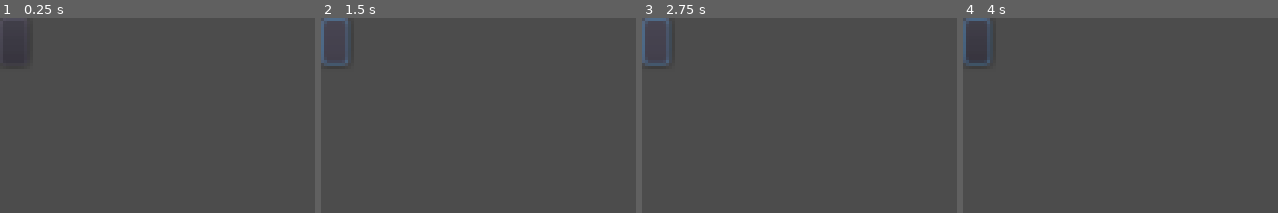
Above: before the commit, frames 1-4 (left to right).
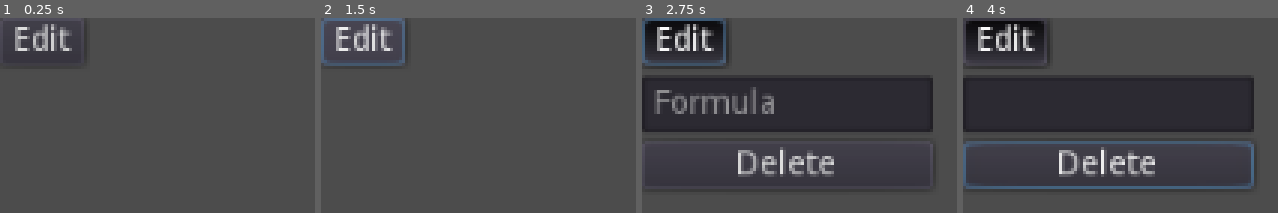
Above: after the commit, the same moments.

Repository: IMP1/flowsheet-old
Game: Godot game, scene res://gui/FlowLink.tscn
The game is run twice, just before and just after one commit, with the same random seed, the same clock (stepped at 60 frames per second) and the same inputs. This scene is started directly instead of the project's main scene.
Inputs (mouse positions are in pixels of both pictures, inside the frame that each line leads up to; where the layout moved, square brackets give the same spot in the first picture):
- Up to frame 1 (0.25 s): no input
- Up to frame 2 (1.5 s): click (361, 41) [333, 41] at 0.5 s; click (361, 41) [333, 41] at 1.25 s
- Up to frame 3 (2.75 s): click (682, 41) [654, 41] at 2 s
- Up to frame 4 (4 s): tap Enter at 2.75 s; move the mouse to (outside the picture) at 2.77 s; hold Tab (ui_focus_next) 2.78-3.53 s; click (outside the picture) at 2.85 s; tap Space at 3.5 s; move the mouse to (outside the picture) at 3.52 s; tap Tab (ui_focus_next) at 3.6 s; click (outside the picture) at 3.8 s

The runs differ from the first frame. In frame 1, 1.2% of the frame differs, in the area x 4-23%, y 3-17%; in frame 2, 2.3%; in frame 3, 31%; in frame 4, 35%, in the area x 0-93%, y 0-88%.

Commit message:
Started on formula calculation

Diff:
--- /dev/null
+++ b/project/DAG.gd
@@ -0,0 +1,66 @@
+extends Object
+class_name DirectedAcyclicGraph
+
+var _root_nodes: Array = []
+var _all_nodes: Array = []
+var _parents: Dictionary = {}
+var _children: Dictionary = {}
+
+func add_node(id: int) -> void:
+	_root_nodes.append(id)
+	_all_nodes.append(id)
+	_parents[id] = []
+	_children[id] = []
+
+func connect_nodes(parent_id: int, child_id: int) -> void:
+	assert(child_id != parent_id)
+	assert(parent_id in _all_nodes)
+	assert(child_id in _all_nodes)
+	if child_id in _root_nodes:
+		var index := _root_nodes.find(child_id)
+		_root_nodes.remove(index)
+	_parents[child_id].append(parent_id)
+	_children[parent_id].append(child_id)
+
+func is_descendent_of(child_id: int, parent_id: int) -> bool:
+	assert(child_id != parent_id)
+	assert(parent_id in _all_nodes)
+	assert(child_id in _all_nodes)
+	if child_id in _root_nodes:
+		return false
+	var current_node: int = child_id
+	for parent in _parents[current_node]:
+		if parent == parent_id:
+			return true
+		if is_descendent_of(parent, parent_id):
+			return true
+	return false
+
+func remove_node(id: int) -> void:
+	assert(id in _all_nodes)
+	var index = _all_nodes.find(id)
+	_all_nodes.remove(index)
+	if id in _root_nodes:
+		var i = _root_nodes.find(id)
+		_root_nodes.remove(i)
+
+	for node in _all_nodes:
+		if id in _parents[node]:
+			var i = _parents[node].find(id)
+			_parents[node].remove(i)
+			if (_parents[node] as Array).empty():
+				_root_nodes.append(node)
+
+func children(node: int) -> Array:
+	assert(node in _all_nodes)
+	return _children[node]
+
+func dump() -> void:
+	print("digraph FS {")
+	for node in _all_nodes:
+		print("\t%d" % node)
+	print("")
+	for node in _parents:
+		for parent in _parents[node]:
+			print("\t%d -> %d" % [parent, node])
+	print("}")
--- /dev/null
+++ b/project/FormulaContext.gd
@@ -0,0 +1,5 @@
+extends Object
+class_name FormulaContext
+
+# TODO: Define FlowSheet functions here
+#       SUM(), etc?
--- a/project/defs/FlowNode.gd
+++ b/project/defs/FlowNode.gd
@@ -5,7 +5,7 @@
 
 export var id: int
 export var name: String = ""
-export var initial_value = []
+export var initial_value = 0
 export var type: int = Type.INT
 export var accepts_input: bool = true
 
--- a/project/gui/FlowLink.gd
+++ b/project/gui/FlowLink.gd
@@ -1,6 +1,9 @@
 extends Control
 
 signal deleted()
+signal formula_changed()
+
+export(Resource) var link
 
 const SOURCE_NODE_LINE_INDEX = 0
 const TARGET_NODE_LINE_INDEX = 1
@@ -8,17 +11,15 @@
 var source_node: Control
 var target_node: Control
 
-# TODO: On source node deletion, queue_free
-# TODO: On target node deletion, queue_free
-
-# TODO: On source node moved, move this
-# TODO: On target node moved, move this
-
-onready var line := $Edit/Line2D as Line2D
+onready var line := $Edit/LineContainer/Line2D as Line2D
+onready var edit_button := $Edit/Edit as Button
 onready var edit_menu := $Edit/EditMenu as Control
 
 func _ready() -> void:
 	edit_menu.visible = false
+
+func _set_menu_visible(val: bool) -> void:
+	edit_menu.visible = val
 
 func set_connection(source: Control, target: Control) -> void:
 	source_node = source
@@ -30,16 +31,29 @@
 	_refresh()
 
 func _refresh() -> void:
+	var middle_point: Vector2 = source_node.connection_point_out()
+	middle_point += target_node.connection_point_in()
+	middle_point /= 2
+	rect_position = middle_point
+	$Edit/LineContainer.rect_position = -middle_point
 	line.clear_points()
 	line.add_point(source_node.connection_point_out())
 	# TODO: Add elbow bends to make it look nicer
+	#       Change TARGET_NODE_LINE_INDEX when this happens
 	line.add_point(target_node.connection_point_in())
 
 func _source_node_moved(position: Vector2) -> void:
-	line.set_point_position(SOURCE_NODE_LINE_INDEX, source_node.connection_point_out())
+	_refresh()
 
 func _target_node_moved(position: Vector2) -> void:
-	line.set_point_position(TARGET_NODE_LINE_INDEX, target_node.connection_point_in())
+	_refresh()
+
+func _formula_changed(new_formula: String) -> void:
+	link.formula = new_formula
+	emit_signal("formula_changed")
 
 func _node_deleted() -> void:
 	emit_signal("deleted")
+
+func _delete() -> void:
+	emit_signal("deleted")
--- a/project/gui/FlowLink.tscn
+++ b/project/gui/FlowLink.tscn
@@ -11,23 +11,34 @@
 margin_right = 40.0
 margin_bottom = 40.0
 
-[node name="Line2D" type="Line2D" parent="Edit"]
+[node name="LineContainer" type="Control" parent="Edit"]
+margin_right = 40.0
+margin_bottom = 40.0
+
+[node name="Line2D" type="Line2D" parent="Edit/LineContainer"]
 
 [node name="Edit" type="Button" parent="Edit"]
 margin_right = 12.0
 margin_bottom = 20.0
+toggle_mode = true
+text = "Edit"
 
 [node name="EditMenu" type="VBoxContainer" parent="Edit"]
-margin_right = 40.0
-margin_bottom = 40.0
+margin_top = 25.0
+margin_right = 124.0
+margin_bottom = 73.0
 
 [node name="Formula" type="LineEdit" parent="Edit/EditMenu"]
-margin_right = 58.0
+margin_right = 124.0
 margin_bottom = 24.0
 placeholder_text = "Formula"
 
 [node name="Delete" type="Button" parent="Edit/EditMenu"]
 margin_top = 28.0
-margin_right = 58.0
+margin_right = 124.0
 margin_bottom = 48.0
 text = "Delete"
+
+[connection signal="toggled" from="Edit/Edit" to="." method="_set_menu_visible"]
+[connection signal="text_entered" from="Edit/EditMenu/Formula" to="." method="_formula_changed"]
+[connection signal="pressed" from="Edit/EditMenu/Delete" to="." method="_delete"]
--- a/project/gui/FlowNode.gd
+++ b/project/gui/FlowNode.gd
@@ -8,6 +8,8 @@
 signal end_connection()
 
 export(Resource) var node
+
+var current_value
 
 onready var _edit := $Edit as Control
 onready var _view := $View as Control
@@ -20,6 +22,7 @@
 	$Edit/ConnectOut.node = self
 	$Edit/ConnectOut.accept_incoming = false
 	$Edit/ConnectIn.node = self
+	current_value = node.value
 
 func connection_point_out() -> Vector2:
 	return rect_position + $Edit/ConnectOut.rect_position + $Edit/ConnectOut.rect_size / 2
@@ -70,5 +73,14 @@
 	$Edit/ConnectIn.highlight()
 
 func stop_connection() -> void:
+	yield(get_tree(), "idle_frame")
 	$Edit/ConnectIn.reset()
 	$Edit/ConnectOut.reset()
+
+func set_input_node(val: bool) -> void:
+	# TODO: This will be used in the VIEW mode
+	node.accepts_input = val
+
+func set_value(value) -> void:
+	current_value = value
+	print("Setting value to %s" % str(value))
--- a/project/gui/FlowNodeConnector.gd
+++ b/project/gui/FlowNodeConnector.gd
@@ -4,7 +4,7 @@
 signal end_connection
 
 export var highlight_colour: Color = Color.red
-export var accept_incoming: bool = true
+export var accept_incoming: bool = false
 
 var node
 var _previous_border_colour: Color
@@ -13,12 +13,14 @@
 
 func reset() -> void:
 	panel.border_color = _previous_border_colour
+	accept_incoming = false
 
 func highlight() -> void:
 	if panel.border_color == highlight_colour:
 		return
 	_previous_border_colour = panel.border_color
 	panel.border_color = highlight_colour
+	accept_incoming = true
 
 func get_drag_data(position):
 	emit_signal("start_connection")
--- a/project/project.godot
+++ b/project/project.godot
@@ -9,6 +9,11 @@
 config_version=4
 
 _global_script_classes=[ {
+"base": "Object",
+"class": "DirectedAcyclicGraph",
+"language": "GDScript",
+"path": "res://DAG.gd"
+}, {
 "base": "Resource",
 "class": "FlowFunction",
 "language": "GDScript",
@@ -33,13 +38,20 @@
 "class": "FlowStyle",
 "language": "GDScript",
 "path": "res://defs/FlowStyle.gd"
+}, {
+"base": "Object",
+"class": "FormulaContext",
+"language": "GDScript",
+"path": "res://FormulaContext.gd"
 } ]
 _global_script_class_icons={
+"DirectedAcyclicGraph": "",
 "FlowFunction": "",
 "FlowLink": "",
 "FlowNode": "",
 "FlowSheet": "",
-"FlowStyle": ""
+"FlowStyle": "",
+"FormulaContext": ""
 }
 
 [application]
--- a/project/scenes/Main.tscn
+++ b/project/scenes/Main.tscn
@@ -103,6 +103,8 @@
 
 [node name="PartialConnection" type="Line2D" parent="Project/Container/Flowsheet"]
 z_index = 10
+joint_mode = 2
+begin_cap_mode = 2
 
 [node name="EditActions" type="VBoxContainer" parent="Project"]
 anchor_bottom = 1.0
--- a/project/scenes/Project.gd
+++ b/project/scenes/Project.gd
@@ -7,6 +7,7 @@
 
 var flowsheet: FlowSheet
 var _next_node_id: int = 1
+var _graph: DirectedAcyclicGraph = DirectedAcyclicGraph.new()
 
 onready var undo_stack := $UndoStack as Node
 onready var canvas := $Container/Flowsheet as Control
@@ -20,29 +21,67 @@
 func _set_mode(mode: int) -> void:
 	print("new mode is %d" % mode)
 	$EditActions.visible = (mode == EditorMode.EDIT)
-	# TODO: Go throw every node and set its mode
+	# TODO: Go through every node and set its mode
 
 func refresh() -> void:
 	_propogate()
 
-func _propogate() -> void:
-	pass
+func _propogate(changed_node = null) -> void:
+	if changed_node == null:
+		for id in _graph._root_nodes:
+			var node = _nodes.get_node(str(id))
+			print(node)
+			_propogate(node)
+		return
+	_calculate_value(changed_node)
+	for child in _graph.children(changed_node.node.id):
+		_propogate(child)
+
+func _calculate_value(node: Control) -> void:
+	print("recalculating value for node %d" % node.node.id)
+	var value = node.node.initial_value
+	print(value)
+	for link in _links.get_children():
+		if link.target_node == node:
+			var context := FormulaContext.new()
+			var expr := Expression.new()
+			var code: String = link.link.formula
+			var parse_result := expr.parse(code, ["IN", "OUT"])
+			if parse_result != OK:
+				print("Couldn't parse '%s' - %s" % [code, expr.get_error_text()])
+			value = expr.execute([link.source_node.current_value, value], context)
+			if expr.has_execute_failed():
+				print("ERROR :(")
+			print(value)
+	node.set_value(value)
 
 func add_node(pos: Vector2) -> void:
+	var id: int = _next_node_id
+	_next_node_id += 1
+	print(id)
+
+	var node_data := FlowNode.new()
+	node_data.id = id
+	flowsheet.add_node(node_data, pos)
+
 	var node: Control = NODE.instance()
-	node.node = FlowNode.new()
-	node.node.id = _next_node_id
-	flowsheet.add_node(node.node, pos)
+	node.node = node_data
 	_nodes.add_child(node)
+	node.name = str(id)
 	node.margin_left = pos.x
 	node.margin_top = pos.y
-	_next_node_id += 1
 	# TODO: Add node to flowsheet data resource
 	node.connect("deleted", self, "delete_node", [node])
 	node.connect("start_connection", self, "_start_connection", [node])
-	node.connect("end_connection", self, "_end_connection")
+	node.connect("end_connection", self, "_add_link")
+	node.connect("initial_value_changed", self, "_propogate", [node])
+	node.connect("type_changed", self, "_propogate", [node])
+
+	_graph.add_node(id)
 
 func delete_node(node: Control) -> void:
+	flowsheet.remove_node(node.node)
+	_graph.remove_node(node.node.id)
 	node.queue_free()
 
 func _start_connection(node: Control) -> void:
@@ -53,15 +92,25 @@
 	for n in _nodes.get_children():
 		if node == n:
 			continue
-		print(n)
-		n.prepare_for_connection()
+		if not _graph.is_descendent_of(node.node.id, n.node.id):
+			n.prepare_for_connection()
 
-func _end_connection(source_node: Control, target_node: Control) -> void:
+func _add_link(source_node: Control, target_node: Control) -> void:
+	var link_data := FlowLink.new()
+	link_data.source_id = source_node.node.id
+	link_data.target_id = target_node.node.id
+	link_data.target_ordering = 0 # TODO: Get this somehow
+	flowsheet.add_link(link_data)
+
 	var link: Control = LINK.instance()
 	_links.add_child(link)
+	link.link = link_data
 	link.set_connection(source_node, target_node)
 	link.connect("deleted", self, "_delete_link", [link])
-	print("ended connection")
+	link.connect("formula_changed", self, "_propogate", [target_node])
+
+	_graph.connect_nodes(source_node.node.id, target_node.node.id)
+	target_node.set_input_node(false)
 
 func _delete_link(link: Control) -> void:
 	link.queue_free()
@@ -76,3 +125,5 @@
 		_partial_connection.visible = false
 		for n in _nodes.get_children():
 			n.stop_connection()
+	if event.is_action_pressed("ui_focus_next"):
+		_graph.dump()
Not shown, changed: roadmap.note
